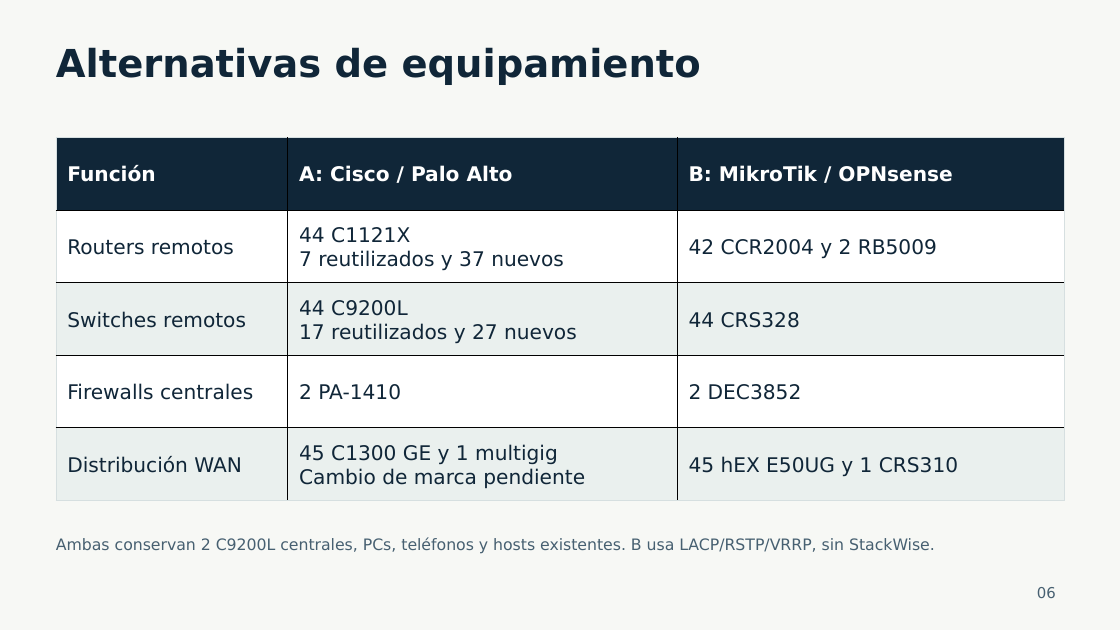
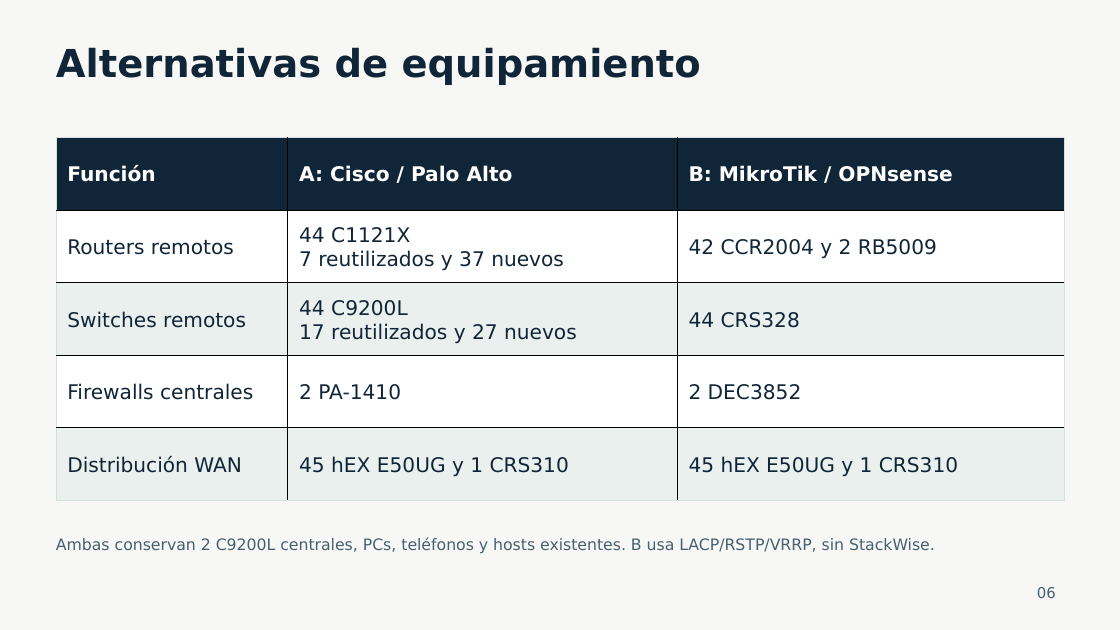
Before and after one commit to hu-herrera/financiera-pacifico-entrega-docente, a slide deck: slide 6 of Presentacion/Avance_Financiera_Pacifico_30_oct_2026.pptx. Drawn at 1120x630 pixels with LibreOffice and Linux fonts; fonts in the diff are those of the drawing. Boxes give left, top, right and bottom in pixels: in the first picture for what was removed or moved away, otherwise in the second. Text is boxed around its words. In the diff, an @@ line names an element or a change of style, - is before the commit and + after.

```diff
--- a/Presentacion/Avance_Financiera_Pacifico_30_oct_2026.pptx
+++ b/Presentacion/Avance_Financiera_Pacifico_30_oct_2026.pptx
@@ table at [56, 138, 1065, 501] @@
-row 5, column 2: 45 C1300 GE y 1 multigig / Cambio de marca pendiente
+row 5, column 2: 45 hEX E50UG y 1 CRS310
```
Also in this commit, not shown: 6 other slides changed, 19 other files.
